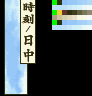
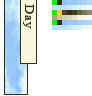
Comparing the layer stacks of the two 92 × 96 images. Changes:
painted on "TIME_01_0_0" over [21, 0, 37, 64]
